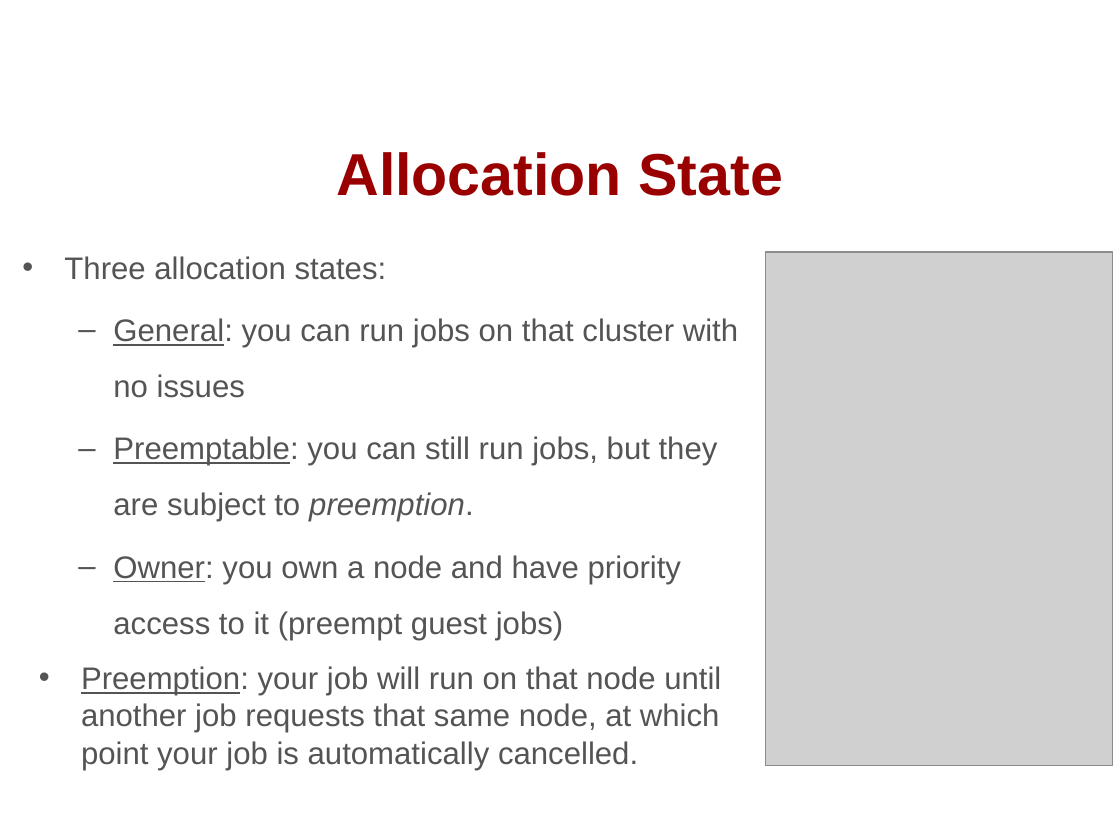
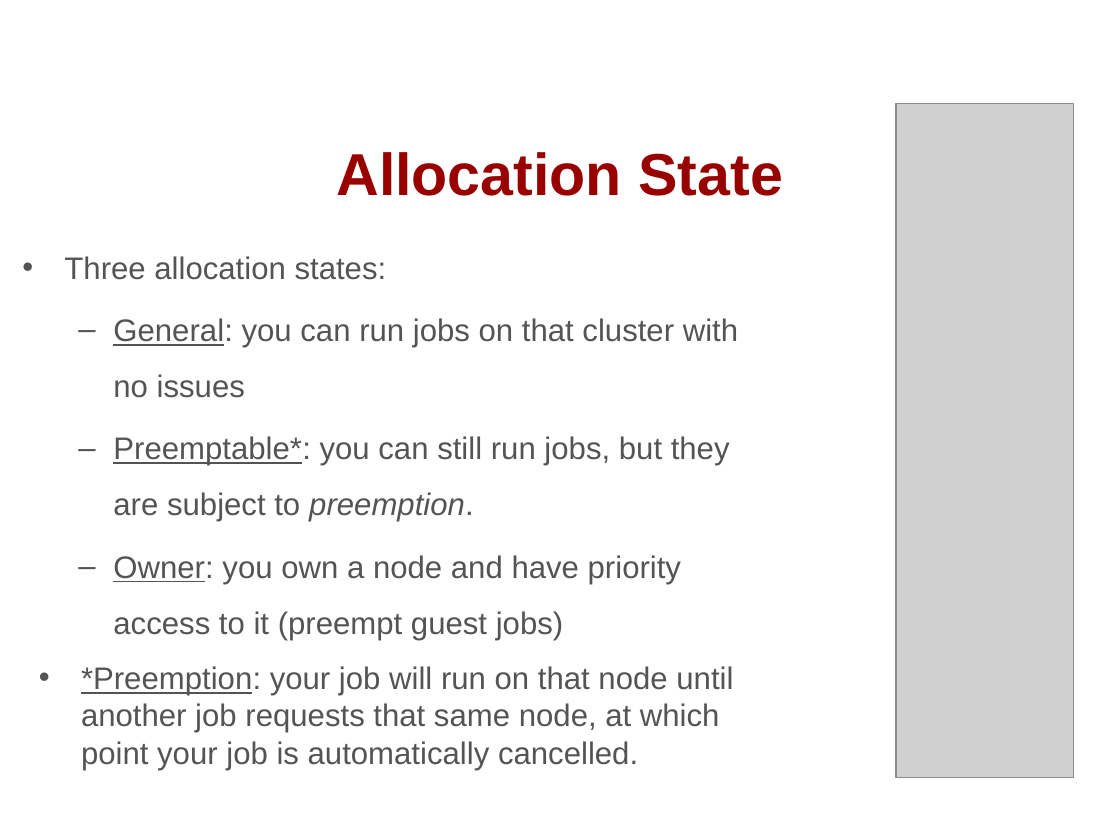
Before and after one commit to chpc-uofu/slurm-lectures, a slide deck: slide 15 of slurm-fall2024.pptx. Drawn at 1120x840 pixels with LibreOffice and Linux fonts; fonts in the diff are those of the drawing; grey boxes stand for pictures; background and template pictures are left out. Boxes give left, top, right and bottom in pixels: in the first picture for what was removed or moved away, otherwise in the second. Text is boxed around its words. In the diff, an @@ line names an element or a change of style, - is before the commit and + after.

```diff
--- a/slurm-fall2024.pptx
+++ b/slurm-fall2024.pptx
@@ picture added at (896, 104, 1073, 778) @@
@@ picture removed at (765, 252, 1112, 765) @@
@@ text at (113, 436, 730, 522): text changed @@
-  – Preemptable: you can still run jobs, but they are subject to preemption.
+  – Preemptable*: you can still run jobs, but they are subject to preemption.
@@ text at (81, 666, 733, 770): text changed @@
-• Preemption: your job will run on that node until another job requests that same node, at which point your job is automatically cancelled.
+• *Preemption: your job will run on that node until another job requests that same node, at which point your job is automatically cancelled.
```
Also in this commit, not shown: 28 other slides changed, 1 slide added, 1 other file.
